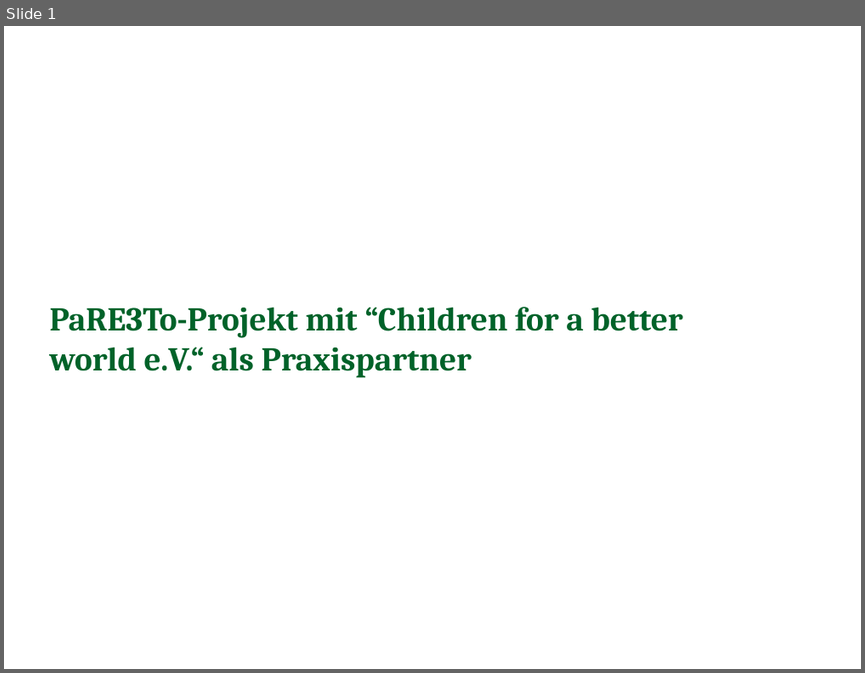
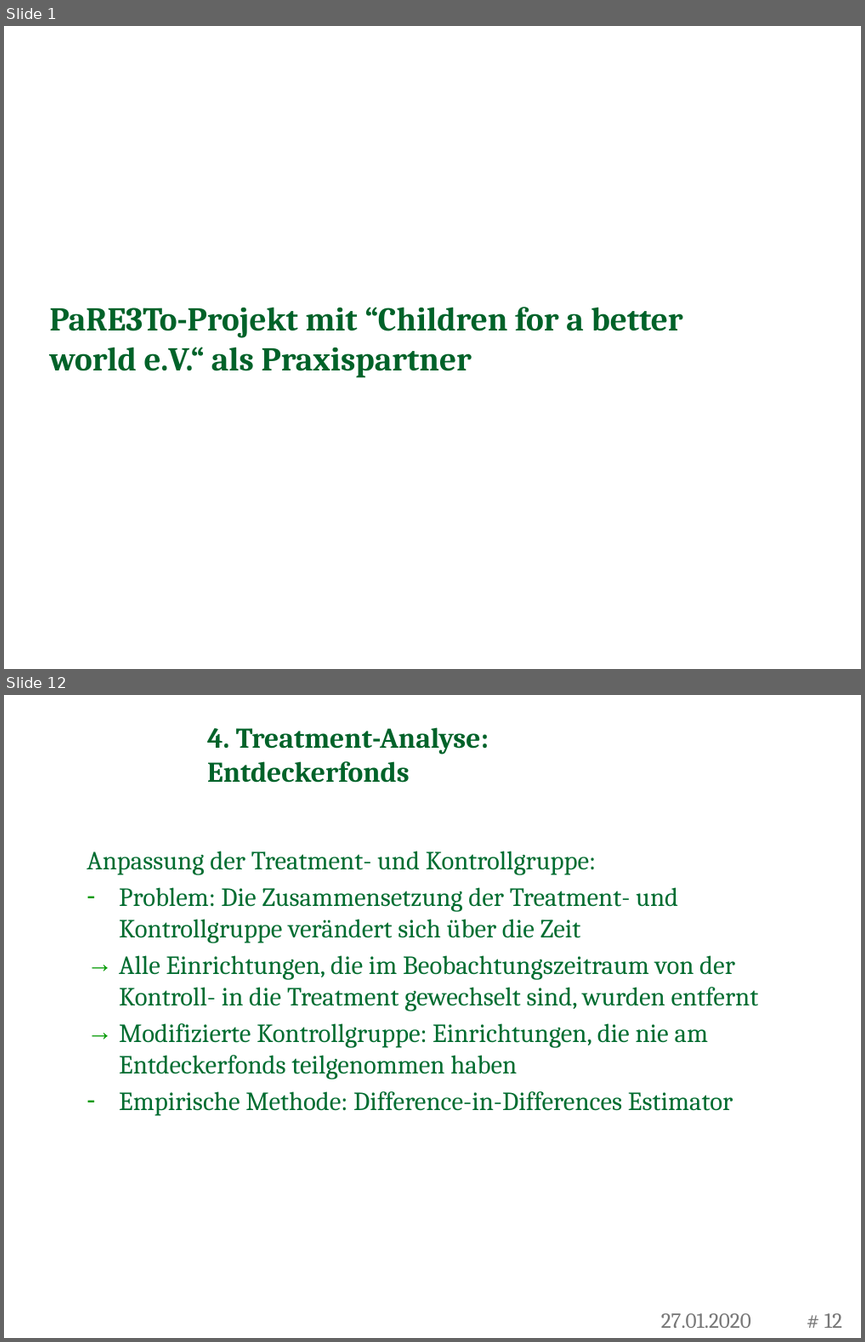
Before and after one commit to RafaelSchuetz/Pareto, a slide deck: CHILDREN/Zwischenkolloquien/2. Zwischentreffen Präsentation.pptx. Shown one above the other, each under a label of ours: slide 1 before the commit, slides 1 and 12 after it; the slides between them are not shown. The pictures are 865x673 and 865x1342 pixels, drawn with LibreOffice and Linux fonts; fonts in the diff are those of the drawing; background and template pictures are left out. Boxes give left, top, right and bottom in pixels: in the first picture for what was removed or moved away, otherwise in the second. Text is boxed around its words. In the diff, an @@ line names an element or a change of style, - is before the commit and + after.

```diff
--- a/CHILDREN/Zwischenkolloquien/2. Zwischentreffen Präsentation.pptx
+++ b/CHILDREN/Zwischenkolloquien/2. Zwischentreffen Präsentation.pptx
@@ slide 12 added at (4, 695, 861, 1338), background picture (left out) @@
@@ title added at (207, 727, 488, 783), 24 pt, text #006229, bold @@
+4. Treatment-Analyse: Entdeckerfonds
@@ text added at (86, 851, 759, 1116), 22 pt, text #006C30 @@
+Anpassung der Treatment- und Kontrollgruppe:
+– Problem: Die Zusammensetzung der Treatment- und Kontrollgruppe verändert sich über die Zeit
+→ Alle Einrichtungen, die im Beobachtungszeitraum von der Kontroll- in die Treatment gewechselt sind, wurden entfernt
+→ Modifizierte Kontrollgruppe: Einrichtungen, die nie am Entdeckerfonds teilgenommen haben
+– Empirische Methode: Difference-in-Differences Estimator
@@ text added at (661, 1313, 751, 1327), 18 pt, text #777777 @@
+27.01.2020
@@ page number added at (824, 1313, 842, 1327), 18 pt, text #777777 @@
+# 12
```
Also in this commit, not shown: 6 slides changed, 10 other slides added, 3 other files.
